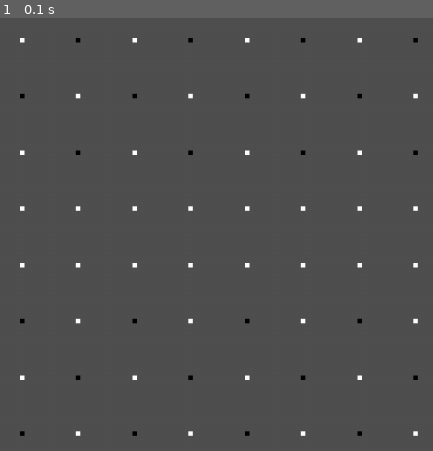
Above: before the commit, frame 1.
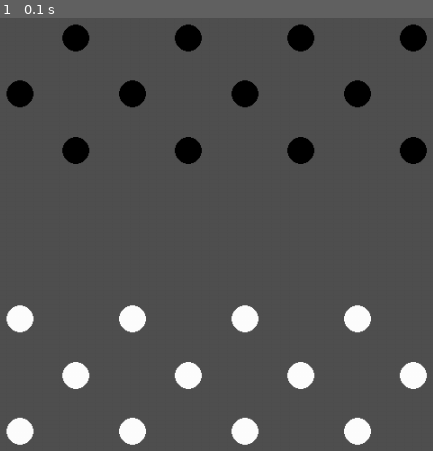
Above: after the commit, the same moment.

Repository: SrLeal42/Damas-Pygame
Game: pygame game, started from Main/Main.py
Two runs of this game, one before a commit and one after it. Both use one fixed random seed, a clock stepped at 60 frames per second and the inputs below.
Inputs:
- Up to frame 1 (0.1 s): no input

The runs differ from the first frame. In frame 1, 7.9% of the frame differs, in the area x 1-99%, y 1-99%.

Commit message:
ADD: Novos graficos para debug e a capacidade de alterar a posição da peça arrastando e soltando

Diff:
--- a/Main/Classes/Game.py
+++ b/Main/Classes/Game.py
@@ -15,6 +15,9 @@
         PB = self.CreatePecas(0)
         PP = self.CreatePecas(1)
 
+        self.PecasBrancas = PB
+        self.PecasPretas = PP
+
         self.tabuleiro = Tabuleiro()
 
         self.tabuleiro.AdicionaPecasAoTabuleiro(PB, 1)
@@ -26,6 +29,7 @@
 
         P = []
         for _ in range(NUM_PECAS):
+
             p = Peca(cor,0,0)
             P.append(p)
 
--- a/Main/Classes/Pecas.py
+++ b/Main/Classes/Pecas.py
@@ -3,11 +3,39 @@
 
     cor = -1
     tipo = 0
-    x = -1
-    y = -1
+    linha = -1
+    coluna = -1
+    start_linha = -1
+    start_coluna = -1
+    x = 0
+    y = 0
+    start_x = 0
+    start_y = 0
+    tamanho = 15
+
+    def __init__(self,cor:int,linha:int,coluna:int,x=0,y=0,tipo=0):
+        self.cor = cor
+        self.linha = linha
+        self.coluna = coluna
+        self.x = x
+        self.y = y
+        self.start_x = x
+        self.start_y = y
+        self.tipo = tipo
 
 
-    def __init__(self,cor:int,x:int,y:int,tipo=0):
-        self.cor = cor
+    def SetCoord(self,x:float, y:float,setStartCoord=False):
         self.x = x
         self.y = y
+
+        if setStartCoord:
+            self.start_x = x
+            self.start_y = y
+
+    def SetTabCoord(self,linha:int, coluna:int,setStartCoord=False):
+        self.linha = linha
+        self.coluna = coluna
+
+        if setStartCoord:
+            self.start_coluna = coluna
+            self.start_linha = linha
--- a/Main/Classes/Tabuleiro.py
+++ b/Main/Classes/Tabuleiro.py
@@ -1,12 +1,15 @@
 import pygame as PG
+import math
 from Classes.Pecas import Peca
-from Config import LARGURA,ALTURA,WHITE,BLACK,NUM_PECAS
+from Config import LARGURA,ALTURA,WHITE,BLACK,GRAY,NUM_PECAS
 
 
 class Tabuleiro:
 
     tamanho = 8
     tabuleiro = []
+    x_OffSet = 250 # A distancia do primeiro quadrado até o centro da tela no eixo x
+    y_OffSet = 250
 
     def __init__(self):
 
@@ -21,6 +24,7 @@
 
 
     def AdicionaPecasAoTabuleiro(self,Pecas, cor:int):
+
         indexPecas = 0
         indexlinhas = 0
         pularLinhas = 5 if cor == 1 else 0 # Dependendo da cor da peca pular um numero de linhas
@@ -37,6 +41,13 @@
             for j in range(self.tamanho):
                 if j%2 == i%2:
                     continue
+
+                x = LARGURA/2 + (-self.x_OffSet + (self.x_OffSet/4 * j)) # calculando a posição na tela
+                y = ALTURA/2 + (-self.y_OffSet + (self.y_OffSet/4 * i))
+
+                Pecas[indexPecas].SetCoord(x,y,True)
+                Pecas[indexPecas].SetTabCoord(i,j,True)
+
                 self.tabuleiro[i][j] = Pecas[indexPecas]
                 indexPecas += 1
 
@@ -45,13 +56,66 @@
 
 
     def DesenhaTabuleiro(self, window):
-        x_OffSet = 250 # A distancia do primeiro quadrado até o centro da tela no eixo x
-        y_OffSet = 250
+
+        # PG.draw.line(window,
+        #              WHITE,
+        #              (LARGURA/2 + (-x_OffSet + (x_OffSet/4 * 0))- Peca.tamanho, ALTURA/2 + (-y_OffSet + (y_OffSet/4 * 0))- Peca.tamanho),
+        #              (LARGURA/2 + (-x_OffSet + (x_OffSet/4 * self.tamanho)), ALTURA/2 + (-y_OffSet + (y_OffSet/4 * 0))- Peca.tamanho)
+        #              )
+
+        # PG.draw.line(window,
+        #              WHITE,
+        #              (LARGURA/2 + (-x_OffSet + (x_OffSet/4 * 0))- Peca.tamanho, ALTURA/2 + (-y_OffSet + (y_OffSet/4 * 0))- Peca.tamanho),
+        #              (LARGURA/2 + (-x_OffSet + (x_OffSet/4 * 0))- Peca.tamanho, ALTURA/2 + (-y_OffSet + (y_OffSet/4 * self.tamanho))- Peca.tamanho)
+        #              )
+
         for i in range(self.tamanho):
             for j in range(self.tamanho):
 
-                color = WHITE if self.tabuleiro[i][j] == None else BLACK
+                peca = self.tabuleiro[i][j]
 
-                x = LARGURA/2 + (-x_OffSet + (x_OffSet/4 * j))
-                y = ALTURA/2 + (-y_OffSet + (y_OffSet/4 * i))
-                PG.draw.rect(window,color,(x,y,5,5))
+                if peca == None:
+                    continue
+
+                color = WHITE if peca.cor == 0 else BLACK
+
+                # x = LARGURA/2 + (-self.x_OffSet + (self.x_OffSet/4 * j))
+                # y = ALTURA/2 + (-self.y_OffSet + (self.y_OffSet/4 * i))
+
+
+                PG.draw.circle(window,color,(peca.x,peca.y),peca.tamanho)
+
+    def ClosePlace(self,x1,y1):
+
+        closest = []
+        closest_dist = math.inf
+
+        for i in range(self.tamanho):
+            for j in range(self.tamanho):
+
+                x2 = LARGURA/2 + (-self.x_OffSet + (self.x_OffSet/4 * j)) # calculando a posição na tela
+                y2 = ALTURA/2 + (-self.y_OffSet + (self.y_OffSet/4 * i))
+
+                dist = math.dist((x1,y1),(x2,y2))
+
+                if (dist < closest_dist):
+                    closest_dist = dist
+                    closest = [(x2,y2),(i,j)]
+
+
+        return closest
+
+
+    def TryChangePecaPlace(self, peca):
+
+        closest = self.ClosePlace(peca.x,peca.y)
+        # print(closest)
+
+        if (self.tabuleiro[closest[1][0]][closest[1][1]] != None):
+            peca.SetCoord(peca.start_x,peca.start_y,True)
+            return
+        self.tabuleiro[peca.start_linha][peca.start_coluna] = None
+        self.tabuleiro[closest[1][0]][closest[1][1]] = peca
+
+        peca.SetCoord(closest[0][0],closest[0][1],True)
+        peca.SetTabCoord(closest[1][0],closest[1][1],True)
--- a/Main/Main.py
+++ b/Main/Main.py
@@ -1,5 +1,5 @@
 import pygame as PG
-from Config import LARGURA, ALTURA,GRAY
+from Config import LARGURA, ALTURA,GRAY,BLACK
 from Classes.Pecas import Peca
 from Classes.Tabuleiro import Tabuleiro
 from Classes.Game import Game
@@ -10,23 +10,65 @@
 running = True
 
 window = PG.display.set_mode((LARGURA,ALTURA))
-
 PG.display.set_caption("Damas")
 
 current_game = None
+
+peca_being_dragged = None
 
 def CreateGame():
     global current_game
     current_game = Game()
 
 
+
+def HandlePecasClick():
+    if current_game == None:
+        return
+
+    mouse_pos = PG.mouse.get_pos()
+    global peca_being_dragged
+
+    for p in current_game.PecasBrancas:
+        x = p.x - p.tamanho
+        y = p.y - p.tamanho
+        ret = PG.Rect(x, y, p.tamanho*2, p.tamanho*2)
+        colidiu = ret.collidepoint(mouse_pos)
+
+        # PG.draw.rect(window, BLACK, ret)
+
+        if colidiu and (peca_being_dragged == None or peca_being_dragged == p):
+            peca_being_dragged = p
+            p.SetCoord(mouse_pos[0],mouse_pos[1])
+            break
+
+    for p in current_game.PecasPretas:
+        x = p.x - p.tamanho
+        y = p.y - p.tamanho
+        ret = PG.Rect(x, y, p.tamanho*2, p.tamanho*2)
+        colidiu = ret.collidepoint(mouse_pos)
+
+        # PG.draw.rect(window, BLACK, ret)
+
+        if colidiu and (peca_being_dragged == None or peca_being_dragged == p):
+            peca_being_dragged = p
+            p.SetCoord(mouse_pos[0],mouse_pos[1])
+            break
+
+
+def HandlePecasRelease():
+    global peca_being_dragged
+
+    if peca_being_dragged == None:
+        return
+
+    current_game.tabuleiro.TryChangePecaPlace(peca_being_dragged)
+
+    peca_being_dragged = None
+
+
+
 while(running):
-    for evento in PG.event.get():
-            if evento.type == PG.QUIT:
-                running = False
-                # for i in range(current_game.tabuleiro.tamanho):
-                #     for j in range(current_game.tabuleiro.tamanho):
-                #         print(current_game.tabuleiro.tabuleiro[i][j])
 
     window.fill(GRAY)
 
@@ -35,4 +77,18 @@
 
     current_game.tabuleiro.DesenhaTabuleiro(window)
 
+    mouse = PG.mouse.get_pressed()
+
+    if mouse[0]:
+        HandlePecasClick()
+    elif peca_being_dragged:
+        HandlePecasRelease()
+
+    for evento in PG.event.get():
+        if evento.type == PG.QUIT:
+            running = False
+            # for i in range(current_game.tabuleiro.tamanho):
+            #     for j in range(current_game.tabuleiro.tamanho):
+            #         print(current_game.tabuleiro.tabuleiro[i][j])
+
     PG.display.flip()
